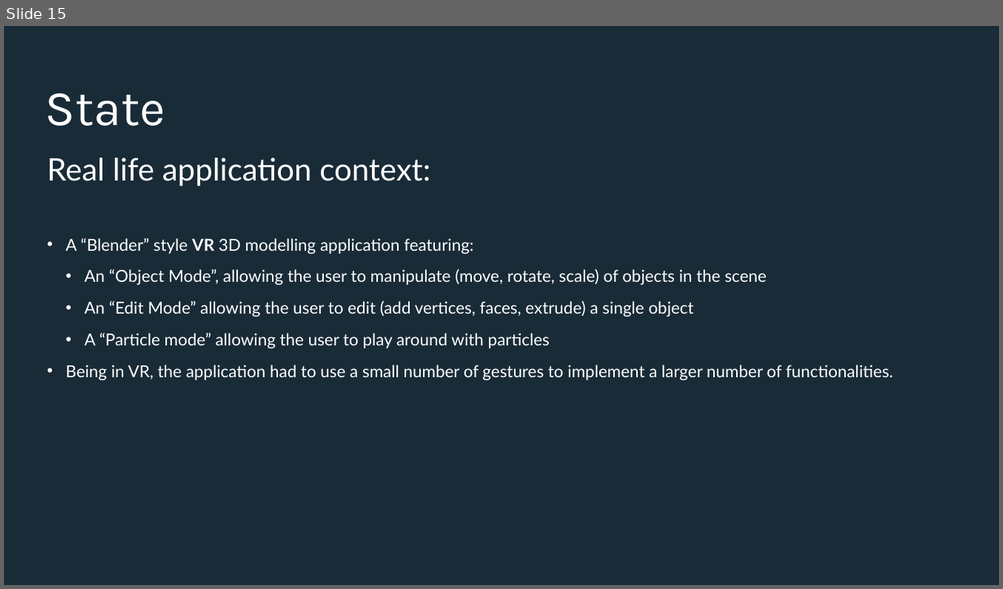
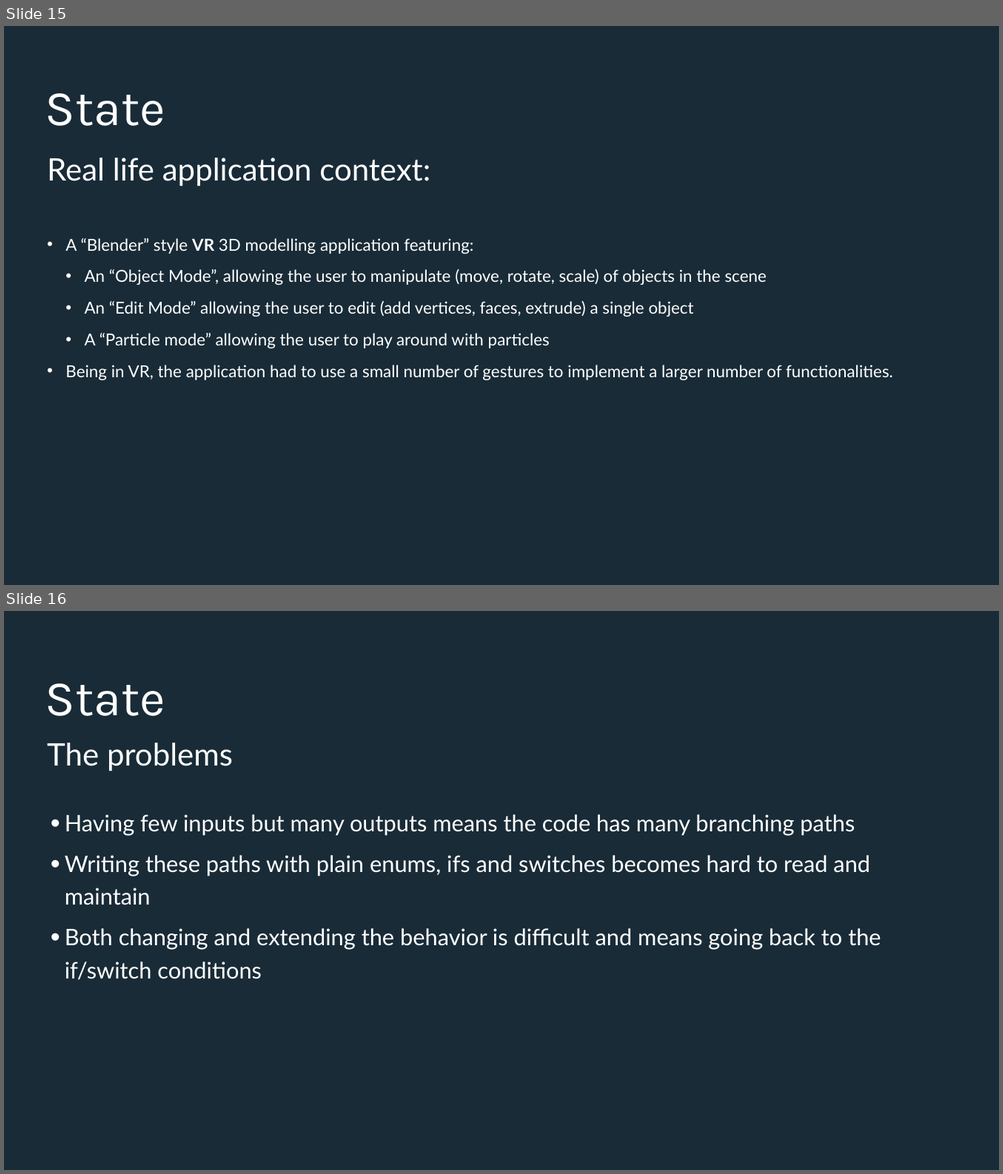
Before and after one commit to Iamsdl/Endava-DesignPatterns, a slide deck: PPT/Back to the basics, explaining design patterns with real life examples - Adapter & State.pptx. Shown one above the other, each under a label of ours: slide 15 before the commit, slides 15 and 16 after it. The pictures are 1003x589 and 1003x1174 pixels, drawn with LibreOffice and Linux fonts; fonts in the diff are those of the drawing; background and template pictures are left out. Boxes give left, top, right and bottom in pixels: in the first picture for what was removed or moved away, otherwise in the second. Text is boxed around its words. In the diff, an @@ line names an element or a change of style, - is before the commit and + after.

Commit message:
State

```diff
--- a/PPT/Back to the basics, explaining design patterns with real life examples - Adapter & State.pptx
+++ b/PPT/Back to the basics, explaining design patterns with real life examples - Adapter & State.pptx
@@ slide 16 added at bbox=[4, 611, 999, 1170], background #192B37 @@
@@ title added at bbox=[45, 684, 165, 716], 96 pt, text #FFFFFF @@
+State
@@ text added at bbox=[47, 743, 233, 772], 60 pt, text #FEFFFF @@
+The problems
@@ text added at bbox=[65, 815, 880, 980], 44 pt, text #FEFFFF @@
+• Having few inputs but many outputs means the code has many branching paths
+• Writing these paths with plain enums, ifs and switches becomes hard to read and maintain
+• Both changing and extending the behavior is difficult and means going back to the if/switch conditions
```
Also in this commit, not shown: 16 other slides changed, 2 other slides added, 2 slides removed.
